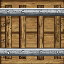
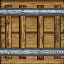
Revision of a layered 64px x 64px image; what changed, layer by layer:
added layer "Layer 3" above "Layer 1" over [0, 8, 64, 50]
